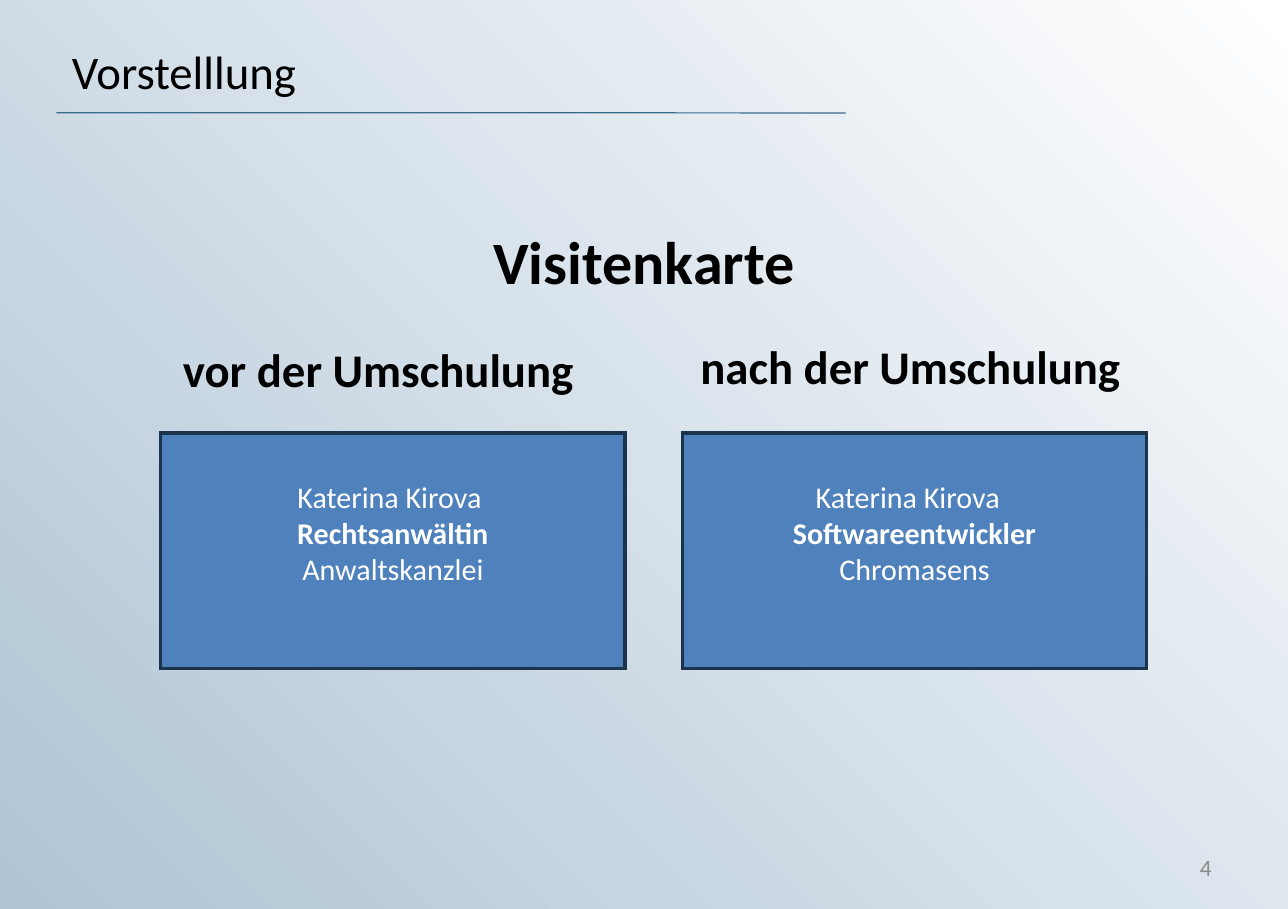
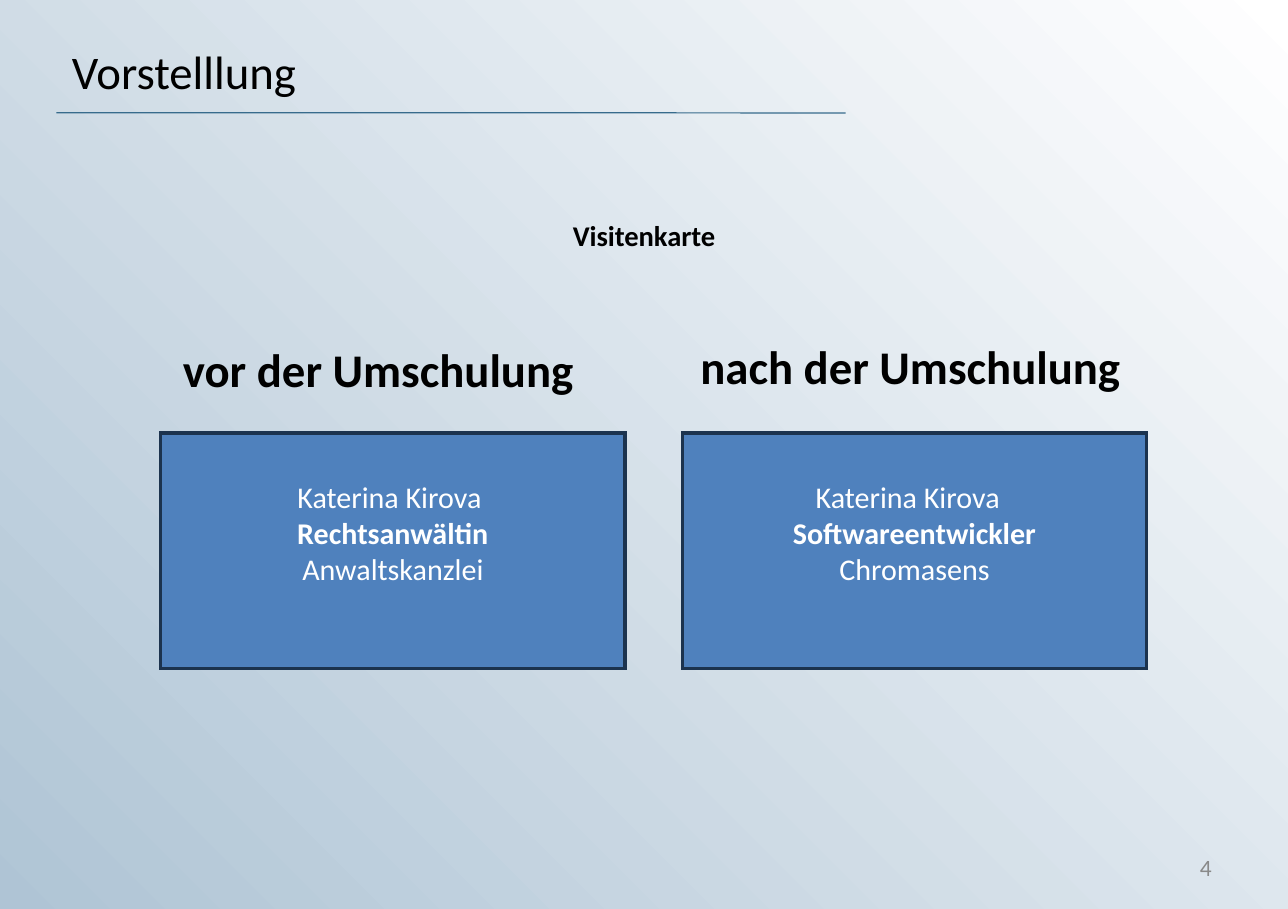
Before and after one commit to KaterinaKirova/Exam-DAVA, a slide deck: slide 4 of Präsentation_DAVA_Prüfung.ppt. Drawn at 1288x909 pixels with LibreOffice and Linux fonts; fonts in the diff are those of the drawing; background and template pictures are left out. Boxes give left, top, right and bottom in pixels: in the first picture for what was removed or moved away, otherwise in the second. Text is boxed around its words. In the diff, an @@ line names an element or a change of style, - is before the commit and + after.

```diff
--- a/Präsentation_DAVA_Prüfung.ppt
+++ b/Präsentation_DAVA_Prüfung.ppt
@@ text "Visitenkarte" at <box>573,226,716,247</box>: size 36 to 17.1 pt; line spacing 1 to 0.8 @@
```
Also in this commit, not shown: 5 other slides changed, 1 slide added, 3 slides removed, 2 other files.
